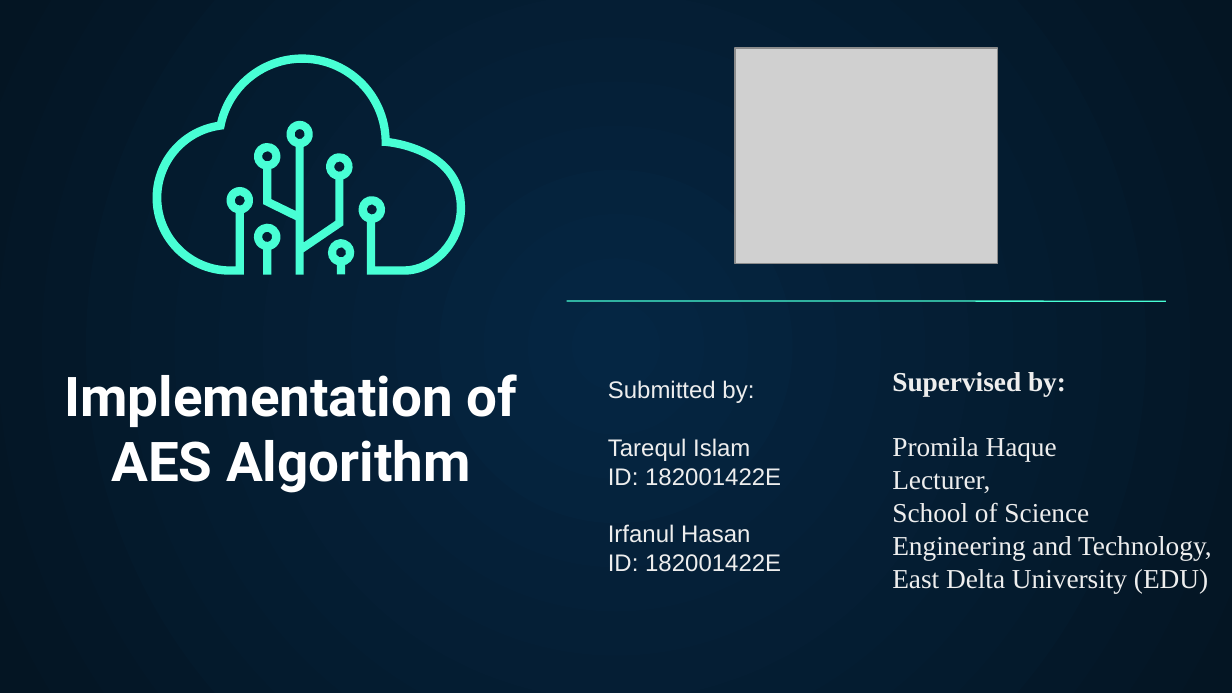
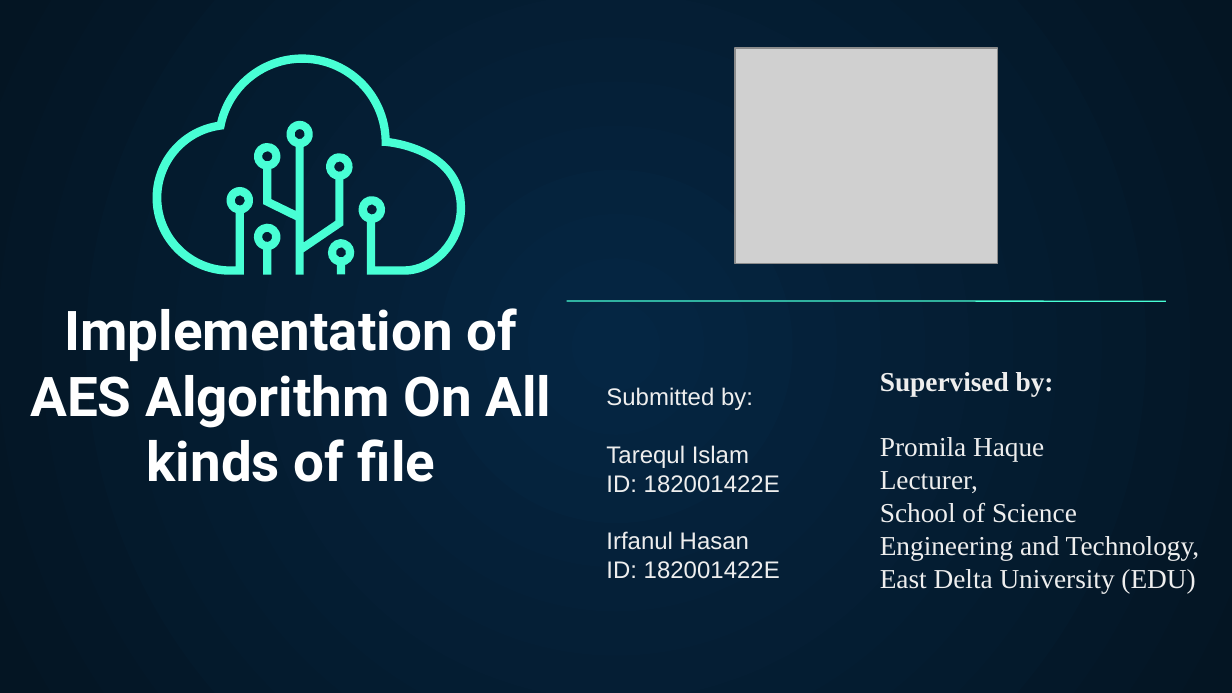
Before and after one commit to Tarequl-islam/Data-Encryption-using-AES, a slide deck: slide 1 of AES Project Presentation.pptx. Drawn at 1232x693 pixels with LibreOffice and Linux fonts; fonts in the diff are those of the drawing; grey boxes stand for pictures. Boxes give left, top, right and bottom in pixels: in the first picture for what was removed or moved away, otherwise in the second. Text is boxed around its words. In the diff, an @@ line names an element or a change of style, - is before the commit and + after.

```diff
--- a/AES Project Presentation.pptx
+++ b/AES Project Presentation.pptx
@@ text at (30, 308, 551, 482): text changed @@
-Implementation of AES Algorithm
+Implementation of AES Algorithm On All kinds of file
@@ text "Supervised by:": place and size @@
-text "Supervised by:" at (892, 372, 1212, 593)
+text "Supervised by:" at (880, 372, 1200, 593)
@@ text "Submitted by:": place and size @@
-text "Submitted by:" at (608, 380, 781, 572)
+text "Submitted by:" at (606, 387, 780, 579)
```
Also in this commit, not shown: 12 other slides changed.
